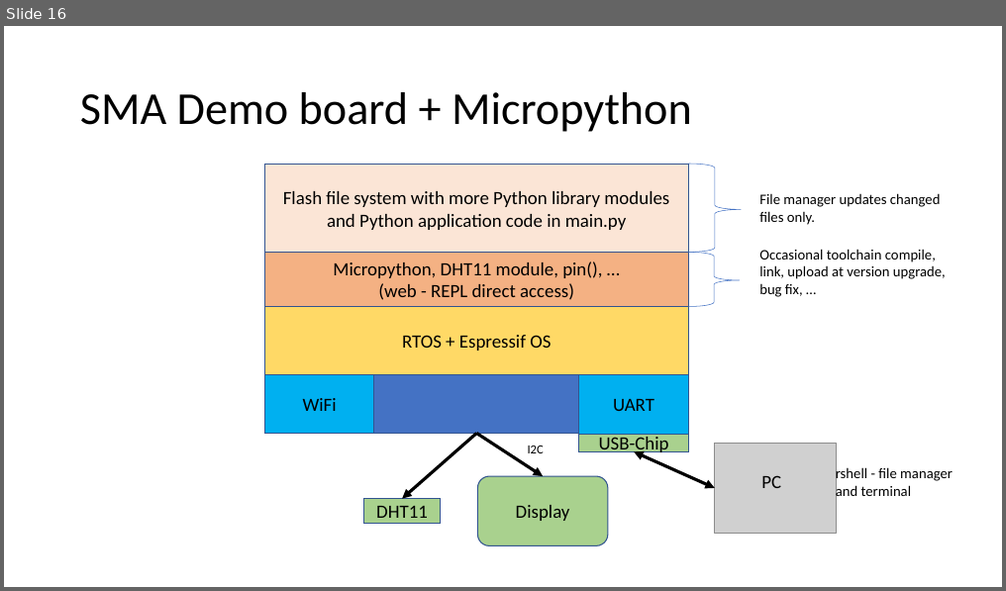
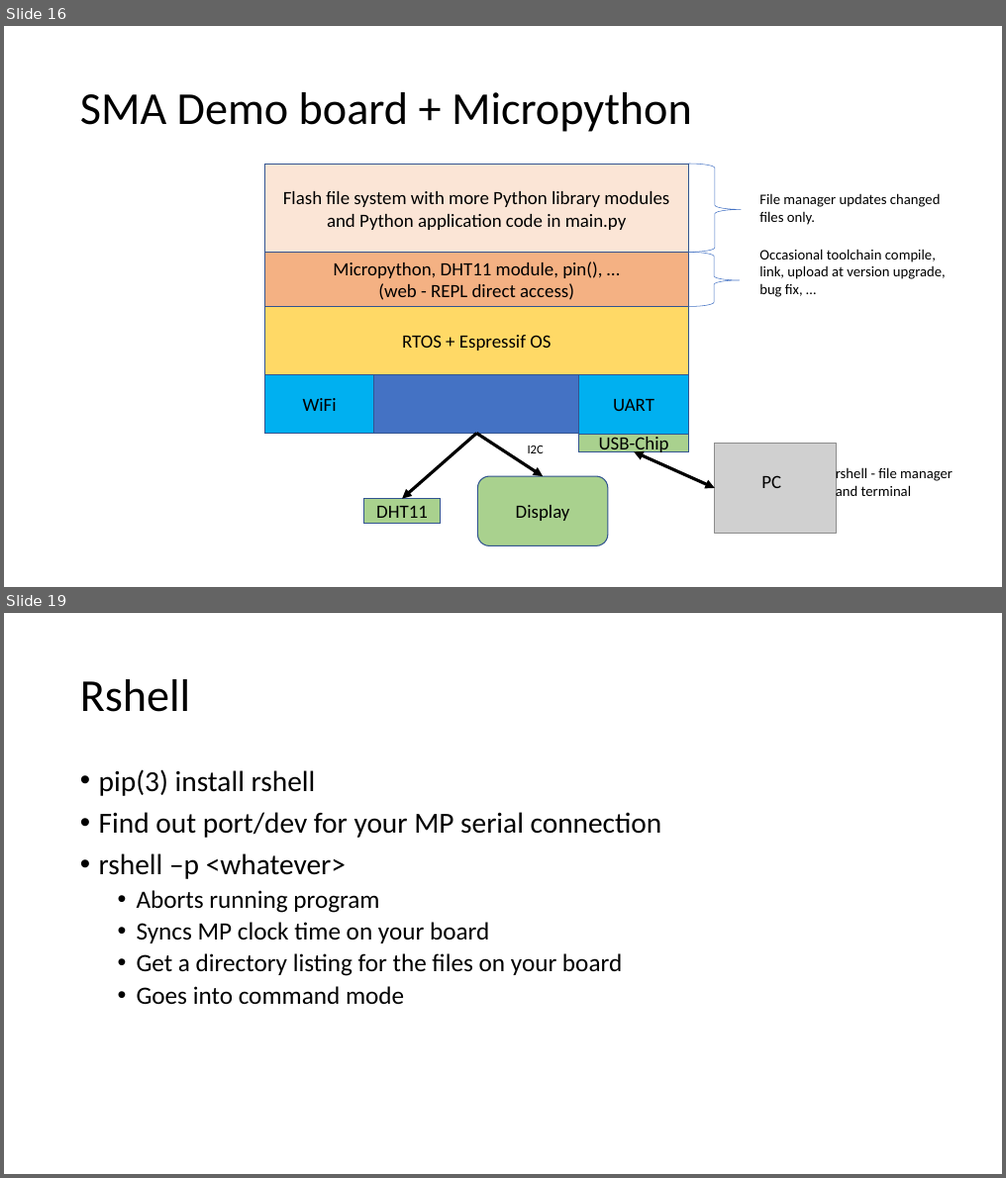
Before and after one commit to sensemakersamsterdam/micropython, a slide deck: MicroPython.pptx. Shown one above the other, each under a label of ours: slide 16 before the commit, slides 16 and 19 after it; the slides between them are not shown. The pictures are 1006x591 and 1006x1178 pixels, drawn with LibreOffice and Linux fonts; fonts in the diff are those of the drawing; grey boxes stand for pictures. Boxes give left, top, right and bottom in pixels: in the first picture for what was removed or moved away, otherwise in the second. Text is boxed around its words. In the diff, an @@ line names an element or a change of style, - is before the commit and + after.

```diff
--- a/MicroPython.pptx
+++ b/MicroPython.pptx
@@ slide 19 added at bbox=[4, 613, 1002, 1174], background #FFFFFF @@
@@ title added at bbox=[80, 679, 190, 712], 44 pt, text #000000 @@
+Rshell
@@ text added at bbox=[99, 769, 662, 1005], 24 pt, text #000000 @@
+• pip(3) install rshell
+• Find out port/dev for your MP serial connection
+• rshell –p <whatever>
+  • Aborts running program
+  • Syncs MP clock time on your board
+  • Get a directory listing for the files on your board
+  • Goes into command mode
```
Also in this commit, not shown: 8 other slides added.
